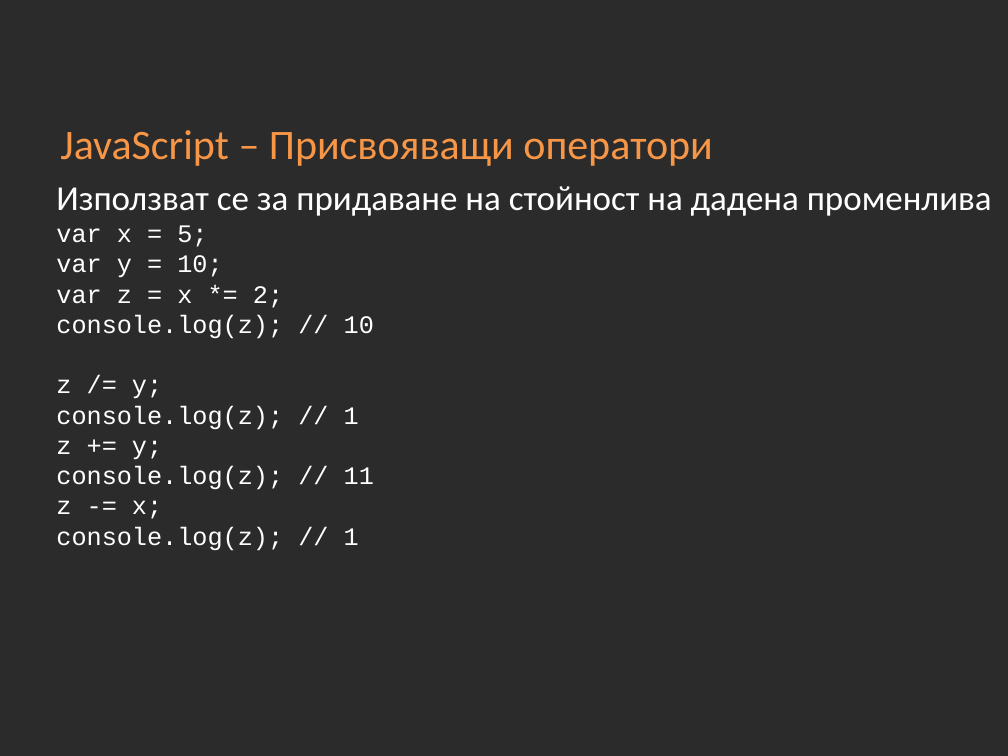
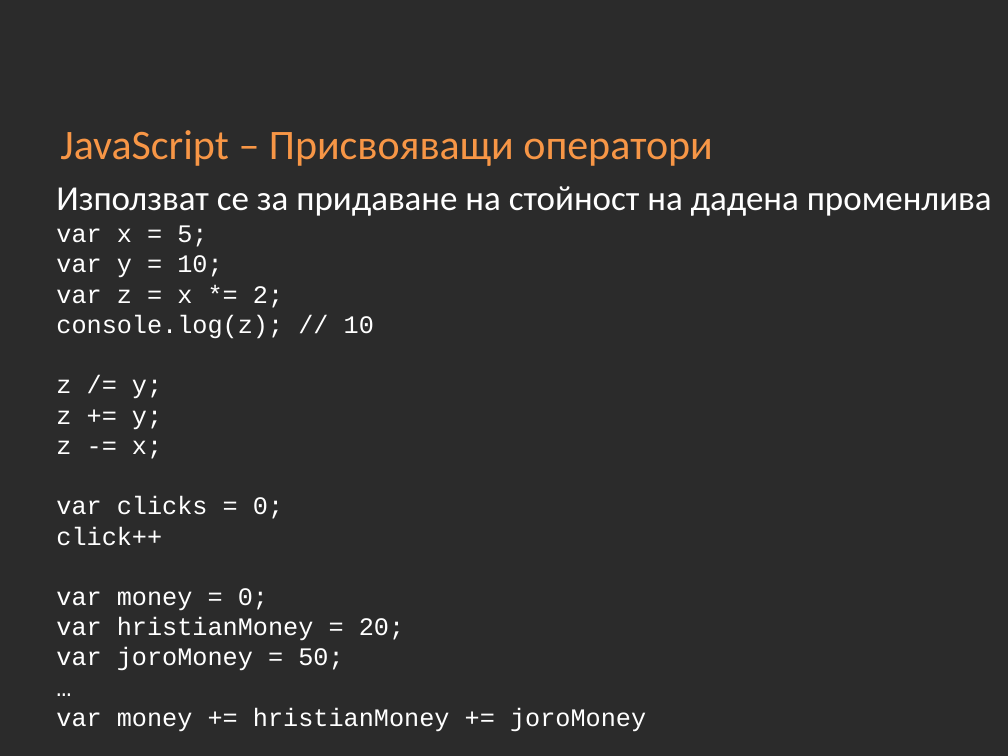
Before and after one commit to Academy-Soft-Intellect/Front-End-Course, a slide deck: slide 24 of 10-JavaScript-Basics.pptx. Drawn at 1008x756 pixels with LibreOffice and Linux fonts; fonts in the diff are those of the drawing; background and template pictures are left out; a plain dark background stands for a picture behind light text. Boxes give left, top, right and bottom in pixels: in the first picture for what was removed or moved away, otherwise in the second. Text is boxed around its words. In the diff, an @@ line names an element or a change of style, - is before the commit and + after.

```diff
--- a/10-JavaScript-Basics.pptx
+++ b/10-JavaScript-Basics.pptx
@@ text at (56,405,359,430): paragraph removed @@
-console.log(z); // 1
@@ text at (56,466,374,490): paragraph removed @@
-console.log(z); // 11
@@ text at (56,496,646,732): text changed @@
-console.log(z); // 1
+var clicks = 0;
+click++
+var money = 0;
+var hristianMoney = 20;
+var joroMoney = 50;
+…
+var money += hristianMoney += joroMoney
```
Also in this commit, not shown: 10 other slides changed.
